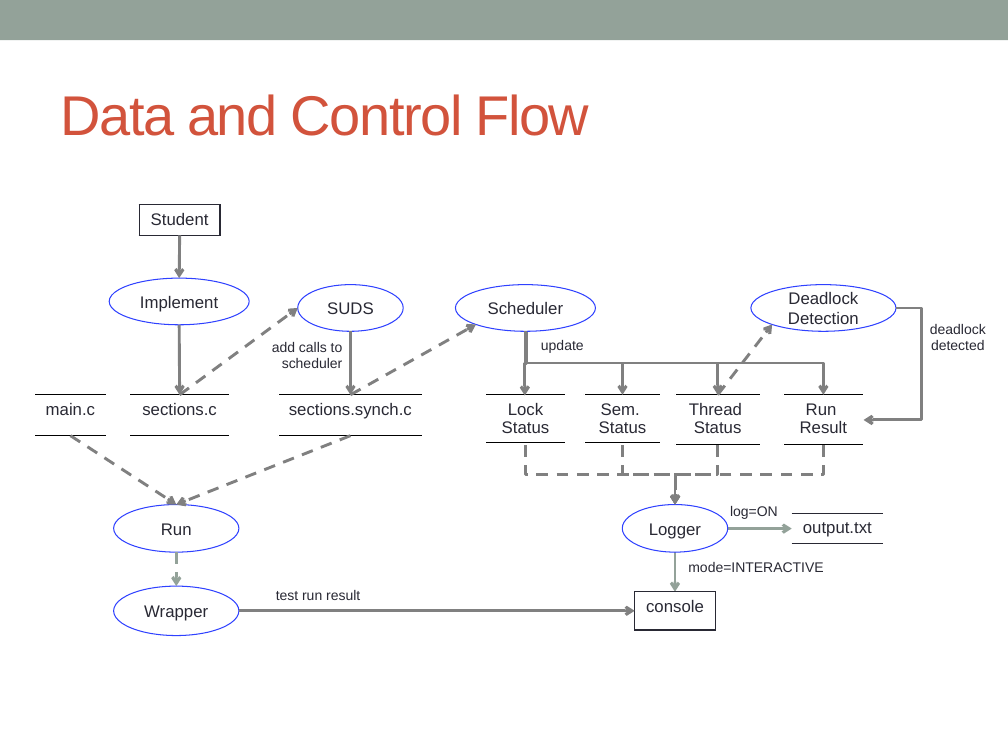
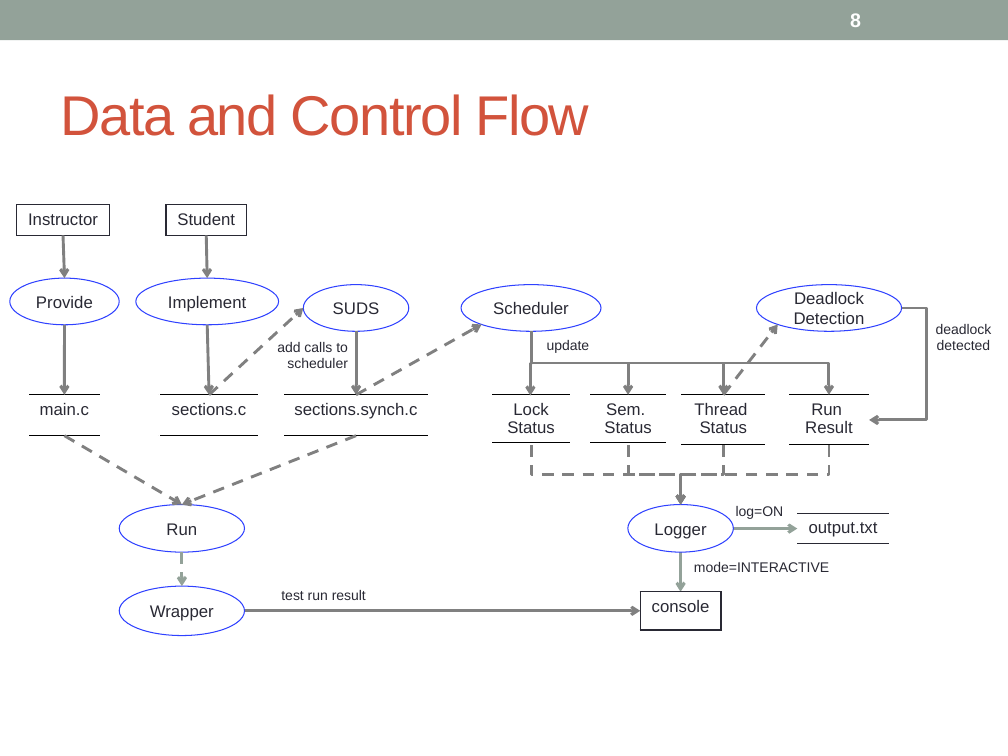
Before and after one commit to concurTestFramework/concurTestFramework, a slide deck: slide 8 of Documents/Concur_Presentation.pptx. Drawn at 1008x756 pixels with LibreOffice and Linux fonts; fonts in the diff are those of the drawing. Boxes give left, top, right and bottom in pixels: in the first picture for what was removed or moved away, otherwise in the second. Text is boxed around its words. In the diff, an @@ line names an element or a change of style, - is before the commit and + after.

```diff
--- a/Documents/Concur_Presentation.pptx
+++ b/Documents/Concur_Presentation.pptx
@@ page number added at [850,13,861,27], 14 pt, text #FFFFFF, bold @@
+8
@@ table added at [17,205,110,236], 1 rows, 1 columns @@
+Instructor
@@ table: place and size @@
-table at [139,205,220,236]
+table at [166,205,247,236]
@@ arrow added from (64, 236) to (65, 278), #808080 2.08 pt @@
@@ 2 arrows, 1 table: place and size @@
-2 arrows, 1 table at [130,236,230,436]
+2 arrows, 1 table at [159,236,259,436]
@@ ellipse added at [10,278,120,325], outline #2F41FF 0.75 pt, 12 pt, text #292934 @@
+Provide
@@ ellipse "Implement": place and size @@
-ellipse "Implement" at [109,278,249,325]
+ellipse "Implement" at [136,278,279,325]
@@ arrow added from (65, 325) to (65, 395), #808080 2.08 pt @@
@@ arrow moved from (179, 395) - (297, 308) to (209, 395) - (303, 308) @@
@@ 13 tables, 12 elbow arrows, 6 ellipses, 5 arrows: place and size @@
-13 tables, 12 elbow arrows, 6 ellipses, 5 arrows at [114,284,999,635]
+13 tables, 12 elbow arrows, 6 ellipses, 5 arrows at [119,284,1004,635]
@@ table: place and size @@
-table at [34,395,106,436]
+table at [28,395,100,436]
@@ arrow moved from (71, 435) - (176, 505) to (65, 435) - (181, 505) @@
```
Also in this commit, not shown: 21 other slides changed.
